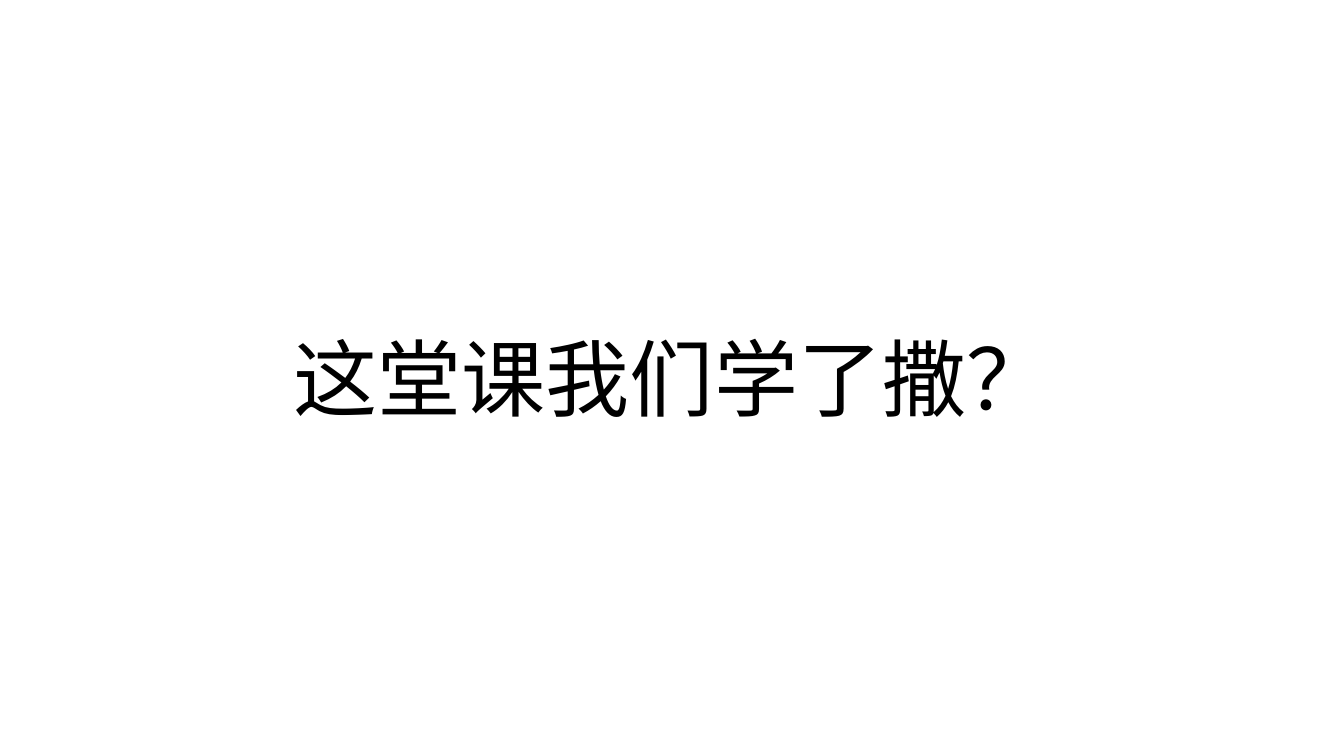
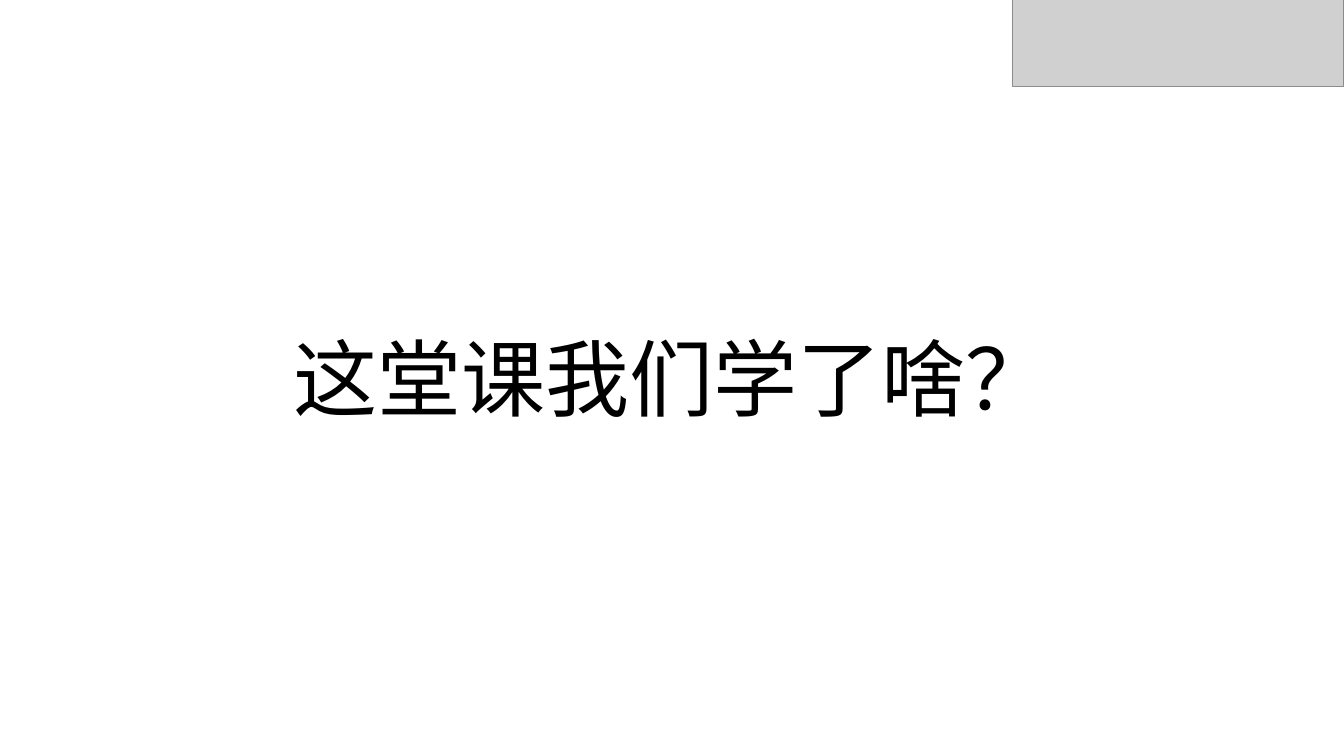
Before and after one commit to zjyesir/hmc_data_structure, a slide deck: slide 28 of 2.线性表.pptx (slide 11 before the commit). Drawn at 1344x756 pixels with LibreOffice and Linux fonts; fonts in the diff are those of the drawing; grey boxes stand for pictures; background and template pictures are left out. Boxes give left, top, right and bottom in pixels: in the first picture for what was removed or moved away, otherwise in the second. Text is boxed around its words. In the diff, an @@ line names an element or a change of style, - is before the commit and + after.

```diff
--- a/2.线性表.pptx
+++ b/2.线性表.pptx
@@ picture added at [1013, 0, 1344, 87] @@
@@ text at [294, 339, 1050, 417]: text changed @@
-这堂课我们学了撒？
+这堂课我们学了啥？
```
Also in this commit, not shown: 8 other slides changed, 19 slides added, 3 slides removed, 9 other files.
